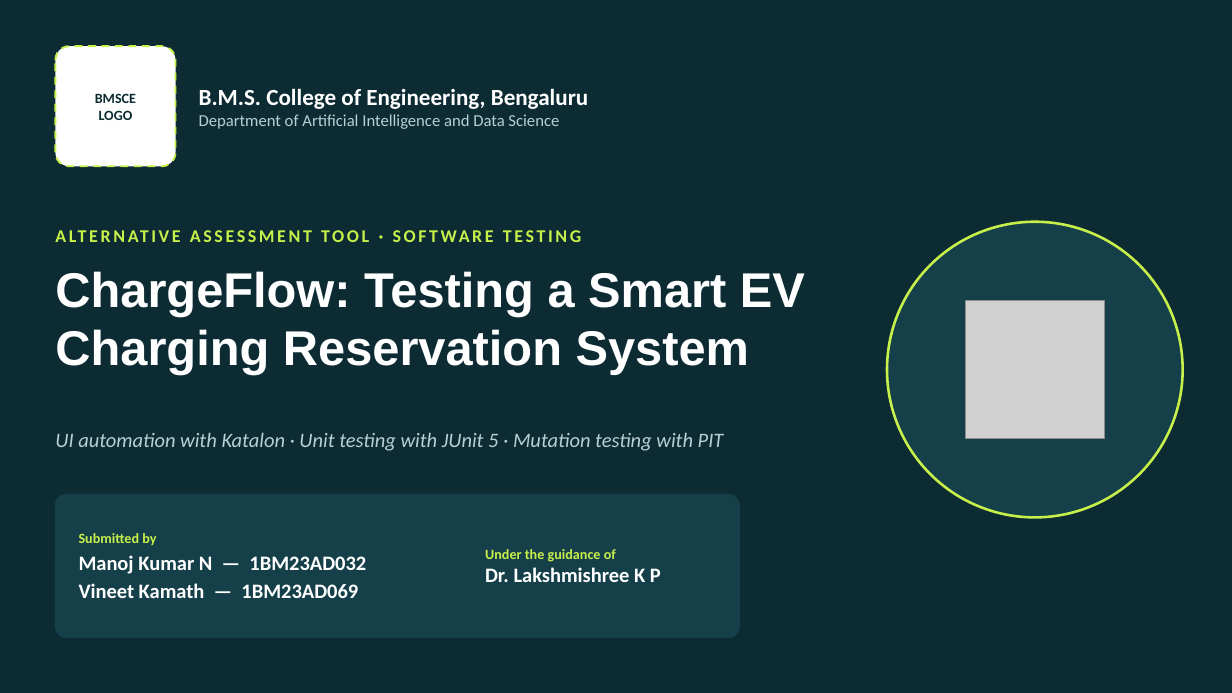
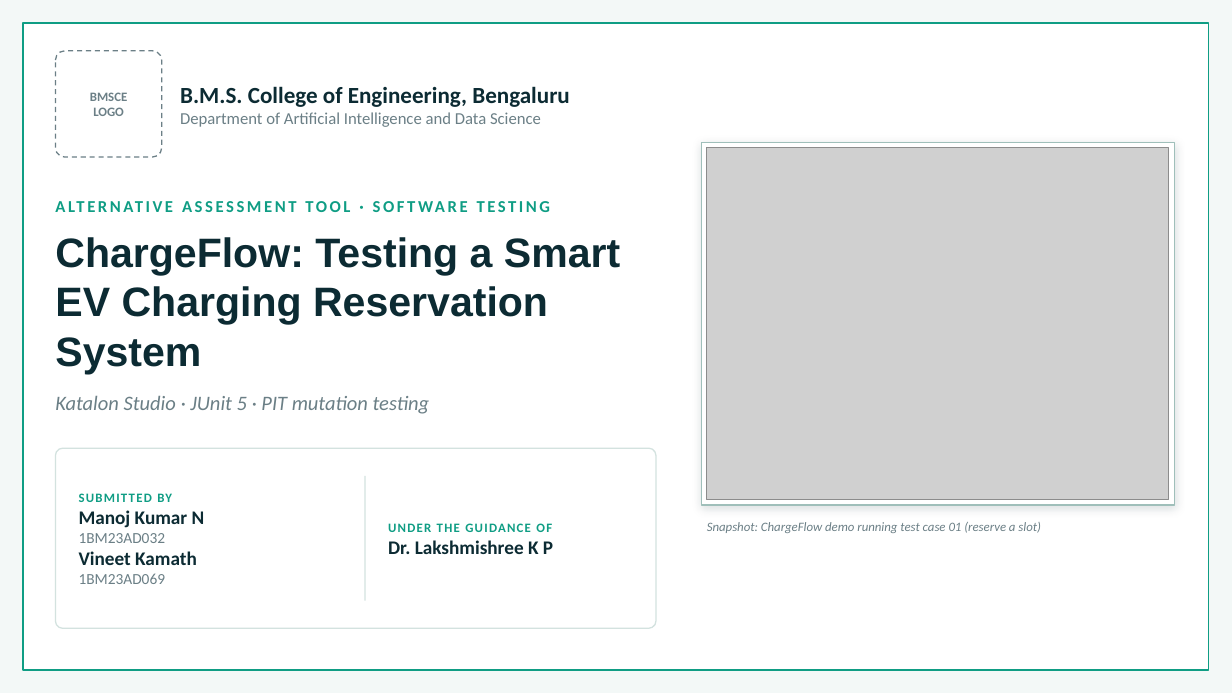
Before and after one commit to VineetKamath/chargeflow-ev-testing-lab, a slide deck: slide 1 of presentation/AAT_Software_Testing_ChargeFlow.pptx. Drawn at 1232x693 pixels with LibreOffice and Linux fonts; fonts in the diff are those of the drawing; grey boxes stand for pictures. Boxes give left, top, right and bottom in pixels: in the first picture for what was removed or moved away, otherwise in the second. Text is boxed around its words. In the diff, an @@ line names an element or a change of style, - is before the commit and + after.

```diff
--- a/presentation/AAT_Software_Testing_ChargeFlow.pptx
+++ b/presentation/AAT_Software_Testing_ChargeFlow.pptx
@@ background #0C2B33 to #F3F8F7 @@
@@ rectangle added at (23, 23, 1209, 670), fill #FFFFFF, outline #0F9D84 1.25 pt @@
@@ text "BMSCE" at (90, 92, 127, 116): size 11 to 10 pt, text colour #0C2B33 to #6B7F86 @@
@@ rounded rectangle: place and size @@
-rounded rectangle at (55, 46, 176, 166)
+rounded rectangle at (55, 51, 162, 157)
@@ rounded rectangle at (55, 51, 162, 157): outline #C8F04B 1.5 pt dashed to #6B7F86 1 pt dashed; proportions changed @@
@@ text "B.M.S. College of Engineering, Bengaluru": place and size @@
-text "B.M.S. College of Engineering, Bengaluru" at (199, 88, 589, 129)
+text "B.M.S. College of Engineering, Bengaluru" at (180, 86, 570, 127)
@@ text "B.M.S. College of Engineering, Bengaluru" at (180, 86, 570, 127): text colour #FFFFFF to #0C2B33 in "B.M.S. College of Engineering, Bengaluru"; text colour #B8CFD3 to #6B7F86 in "Department of Artificial Intelligence and Data Science" @@
@@ rectangle added at (701, 142, 1175, 506), fill #FFFFFF, outline #9FBFBA 1 pt @@
@@ picture added at (707, 148, 1169, 500) @@
@@ text "ALTERNATIVE ASSESSMENT TOOL · SOFTWARE ...": place and size @@
-text "ALTERNATIVE ASSESSMENT TOOL · SOFTWARE ..." at (55, 217, 887, 254)
+text "ALTERNATIVE ASSESSMENT TOOL · SOFTWARE ..." at (55, 189, 665, 222)
@@ text "ALTERNATIVE ASSESSMENT TOOL · SOFTWARE ..." at (55, 189, 665, 222): size 14 to 13 pt, text colour #C8F04B to #0F9D84 @@
@@ text "ChargeFlow: Testing a Smart EV ...": place and size @@
-text "ChargeFlow: Testing a Smart EV ..." at (55, 271, 805, 375)
+text "ChargeFlow: Testing a Smart EV ..." at (55, 237, 620, 374)
@@ text "ChargeFlow: Testing a Smart EV ..." at (55, 237, 620, 374): size 38 to 32 pt, text colour #FFFFFF to #0C2B33 @@
@@ ellipse removed at (887, 222, 1183, 518) @@
@@ picture removed at (966, 300, 1104, 439) @@
@@ text at (55, 396, 430, 414): text changed; text colour #B8CFD3 to #6B7F86 @@
-UI automation with Katalon · Unit testing with JUnit 5 · Mutation testing with PIT
+Katalon Studio · JUnit 5 · PIT mutation testing
@@ rounded rectangle: place and size @@
-rounded rectangle at (55, 494, 739, 638)
+rounded rectangle at (55, 448, 656, 628)
@@ rounded rectangle at (55, 448, 656, 628): fill #15404A to #FFFFFF; outline #15404A 1 pt to #D3E2DF 1 pt; proportions changed @@
@@ line added from (365, 476) to (365, 601), #D3E2DF 1 pt @@
@@ text "UNDER THE GUIDANCE OF": place and size @@
-text "UNDER THE GUIDANCE OF" at (485, 549, 661, 582)
+text "UNDER THE GUIDANCE OF" at (388, 523, 553, 554)
@@ text at (79, 493, 205, 584): text changed; size 16 to 15 pt; text colour #FFFFFF to #0C2B33 @@
-Submitted by
-Manoj Kumar N — 1BM23AD032
-Vineet Kamath — 1BM23AD069
+SUBMITTED BY
+Manoj Kumar N
+1BM23AD032
+Vineet Kamath
+1BM23AD069
@@ text at (388, 523, 552, 532): text changed; size 11 to 10 pt; text colour #C8F04B to #0F9D84 @@
-Under the guidance of
+UNDER THE GUIDANCE OF
@@ text added at (707, 522, 1041, 533), 10 pt, text #6B7F86, italic @@
+Snapshot: ChargeFlow demo running test case 01 (reserve a slot)
@@ text at (388, 540, 553, 554): size 16 to 15 pt, text colour #FFFFFF to #0C2B33 in "Dr. Lakshmishree K P" @@
```
Also in this commit, not shown: 1 other slide changed, 3 slides added, 3 slides removed.
